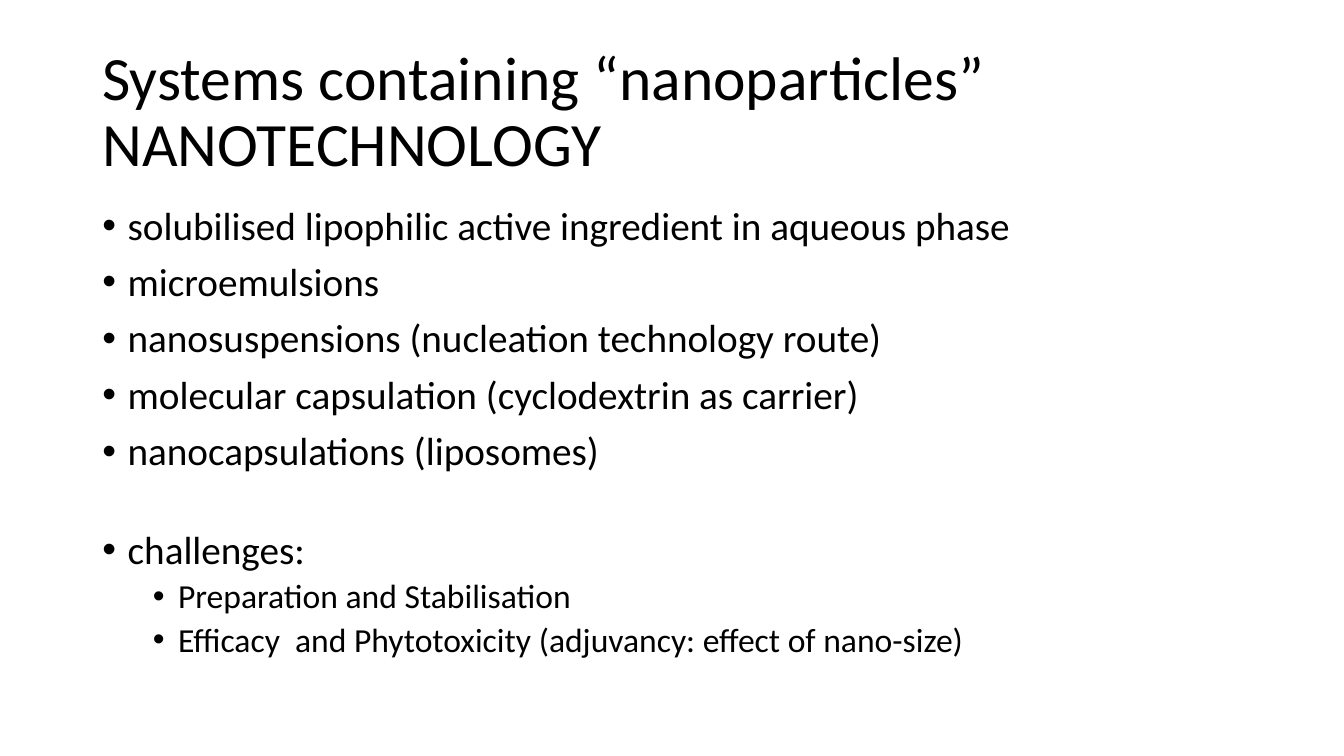
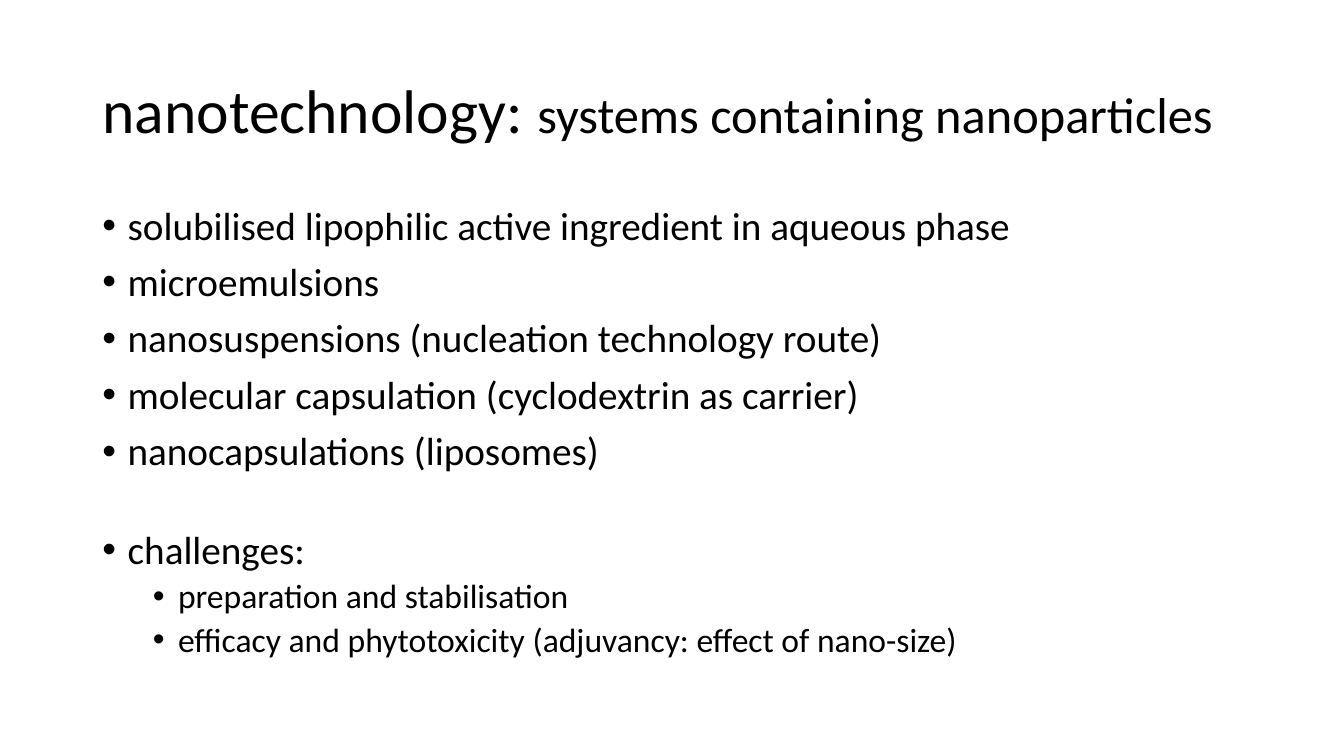
Before and after one commit to LilianaBohus/chemistry-presenations, a slide deck: slide 8 of formulations-and-surfactants.pptx (slide 9 before the commit). Drawn at 1344x756 pixels with LibreOffice and Linux fonts; fonts in the diff are those of the drawing. Boxes give left, top, right and bottom in pixels: in the first picture for what was removed or moved away, otherwise in the second. Text is boxed around its words. In the diff, an @@ line names an element or a change of style, - is before the commit and + after.

```diff
--- a/formulations-and-surfactants.pptx
+++ b/formulations-and-surfactants.pptx
@@ title at [102, 90, 1212, 144]: text changed; size 44 to 36 pt @@
-Systems containing “nanoparticles” NANOTECHNOLOGY
+nanotechnology: systems containing nanoparticles
@@ text at [178, 584, 957, 658]: text changed @@
-  • Preparation and Stabilisation
-  • Efficacy and Phytotoxicity (adjuvancy: effect of nano-size)
+  • preparation and stabilisation
+  • efficacy and phytotoxicity (adjuvancy: effect of nano-size)
```
Also in this commit, not shown: 18 other slides changed, 2 slides added, 2 slides removed.
